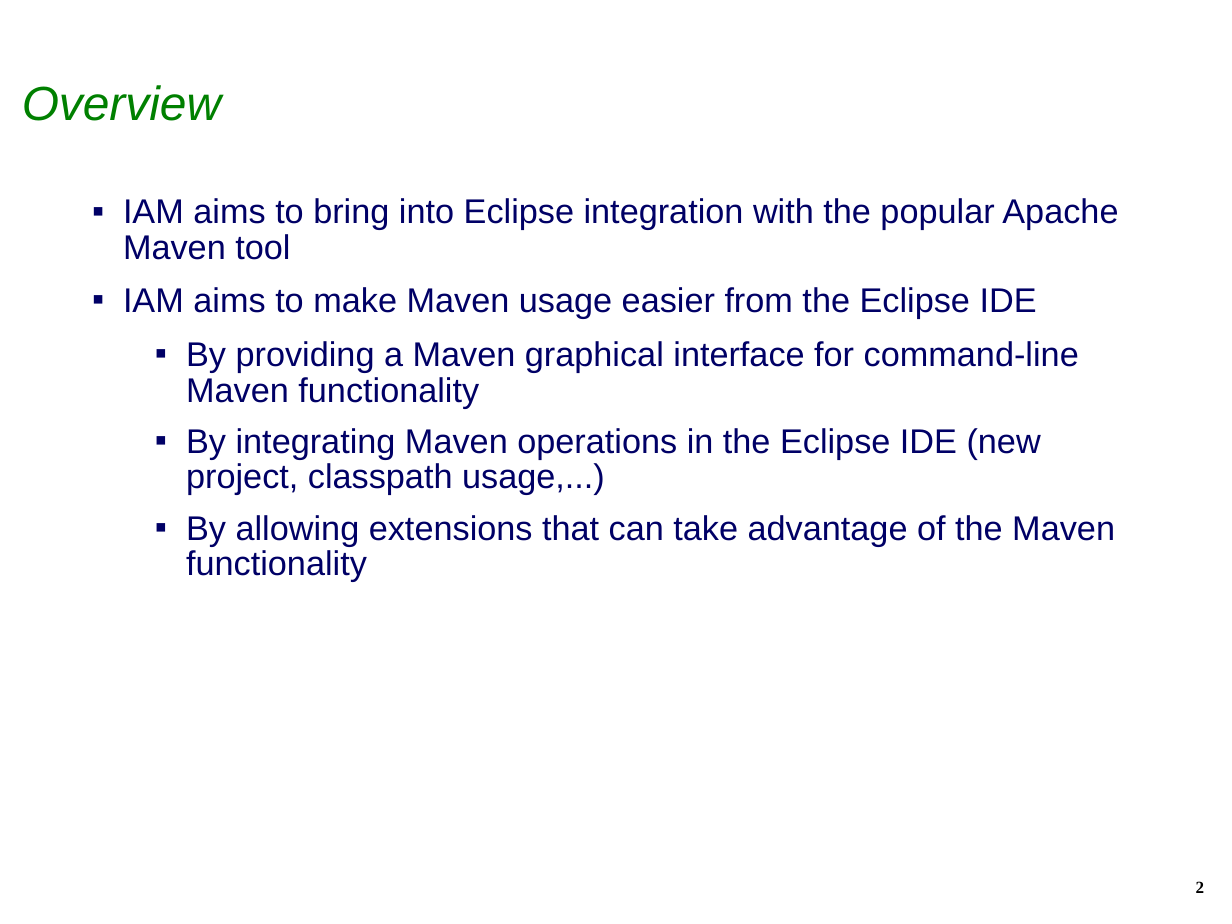
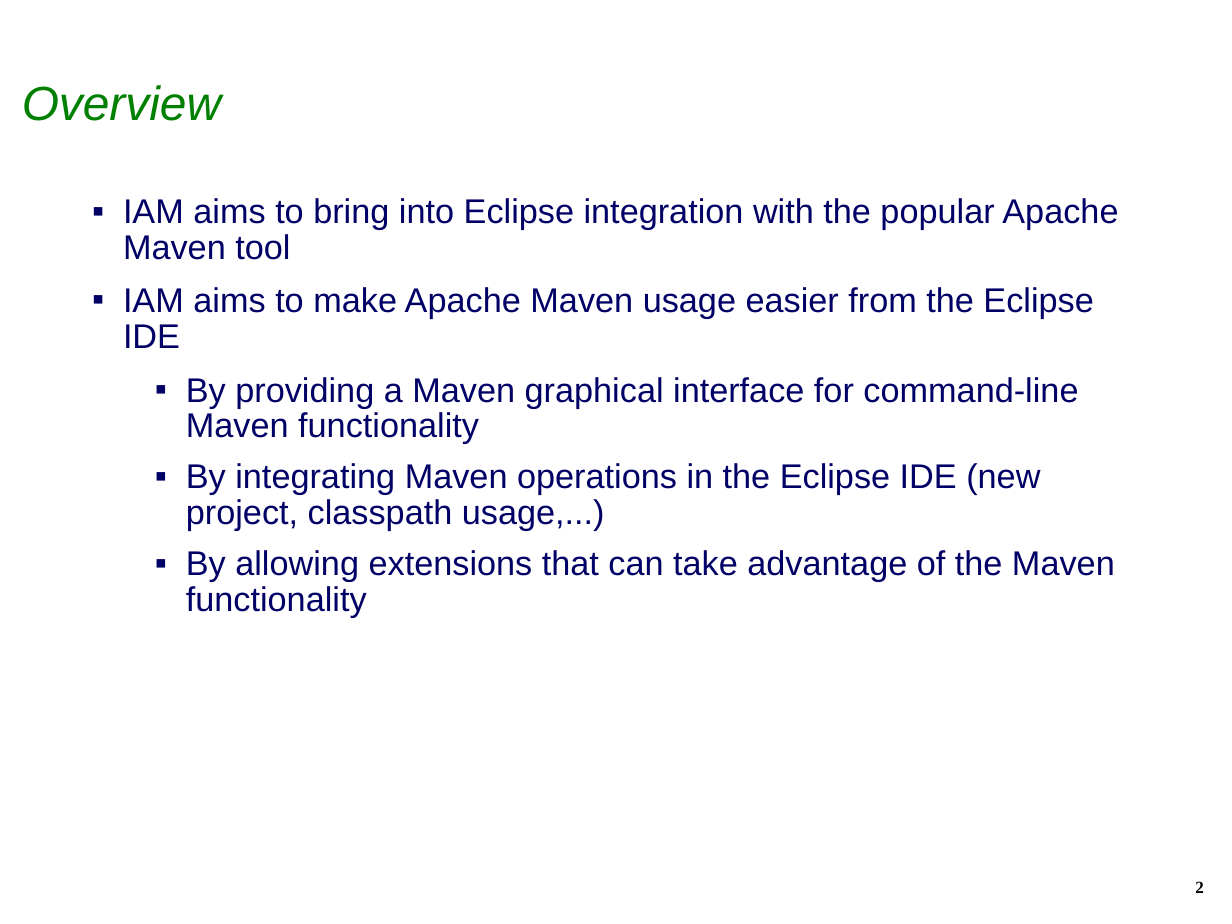
Before and after one commit to isabella232/q4e, a slide deck: slide 2 of docs/EclipseIAMCreationReview.ppt. Drawn at 1232x924 pixels with LibreOffice and Linux fonts; fonts in the diff are those of the drawing; background and template pictures are left out. Boxes give left, top, right and bottom in pixels: in the first picture for what was removed or moved away, otherwise in the second. Text is boxed around its words. In the diff, an @@ line names an element or a change of style, - is before the commit and + after.

```diff
--- a/docs/EclipseIAMCreationReview.ppt
+++ b/docs/EclipseIAMCreationReview.ppt
@@ text at <box>123,287,1093,348</box>: text changed @@
-▪ IAM aims to make Maven usage easier from the Eclipse IDE
+▪ IAM aims to make Apache Maven usage easier from the Eclipse IDE
```
Also in this commit, not shown: 7 other slides changed, 1 slide added, 3 slides removed.
